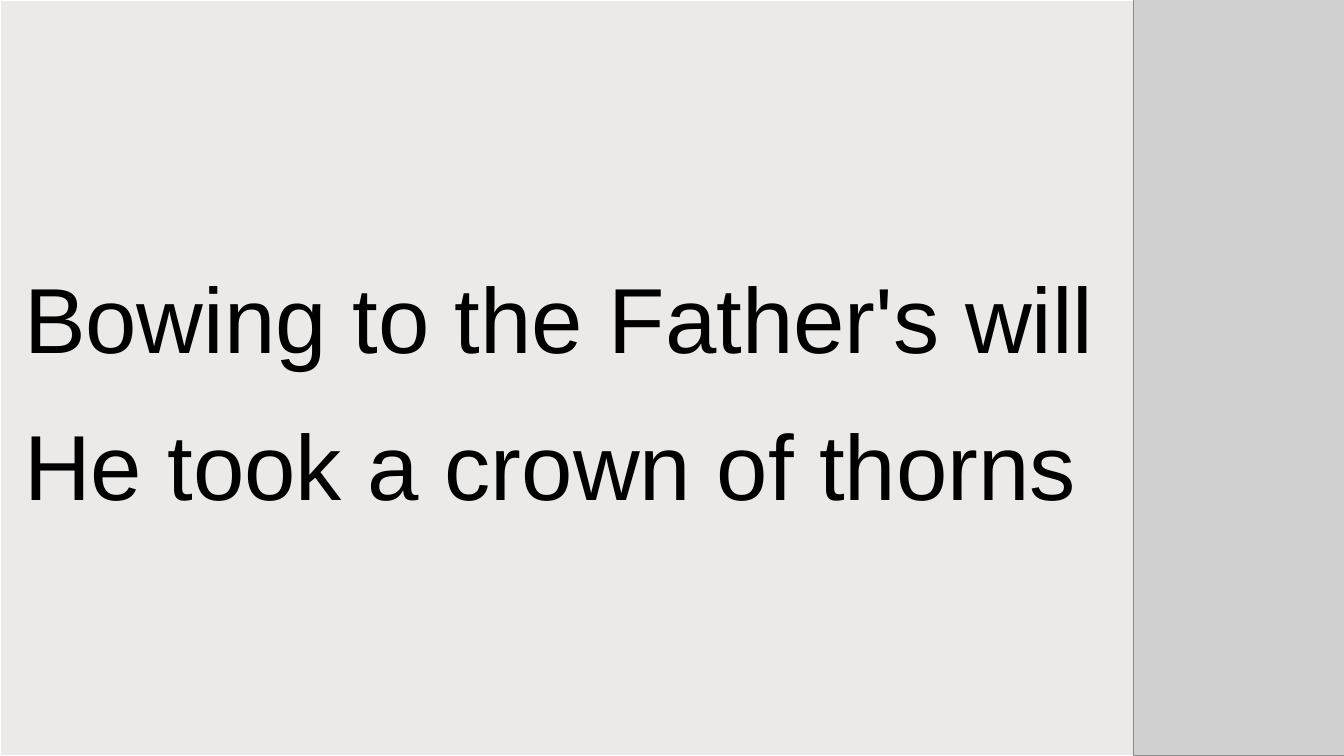
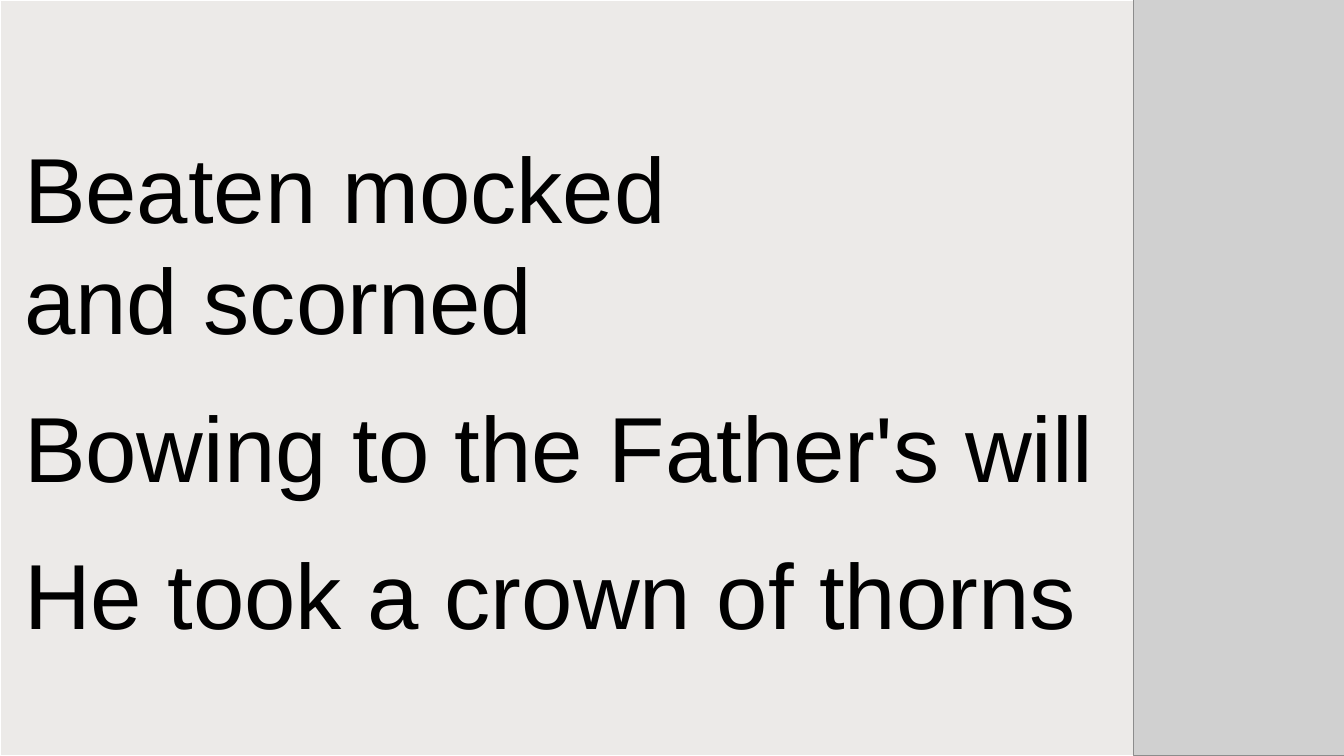
Before and after one commit to gwfrench164-collab/worship_slides, a slide deck: slide 124 of dev_out/decks/songs_test.pptx (slide 123 before the commit). Drawn at 1344x756 pixels with LibreOffice and Linux fonts; fonts in the diff are those of the drawing; grey boxes stand for pictures. Boxes give left, top, right and bottom in pixels: in the first picture for what was removed or moved away, otherwise in the second. Text is boxed around its words. In the diff, an @@ line names an element or a change of style, - is before the commit and + after.

```diff
--- a/dev_out/decks/songs_test.pptx
+++ b/dev_out/decks/songs_test.pptx
@@ text at (24,156,665,335): paragraphs added @@
+Beaten mocked
+and scorned
@@ text at (24,415,1093,499): more space between paragraphs @@
```
Also in this commit, not shown: 28 other slides changed, 8 slides added, 4 slides removed, 18 other files.
